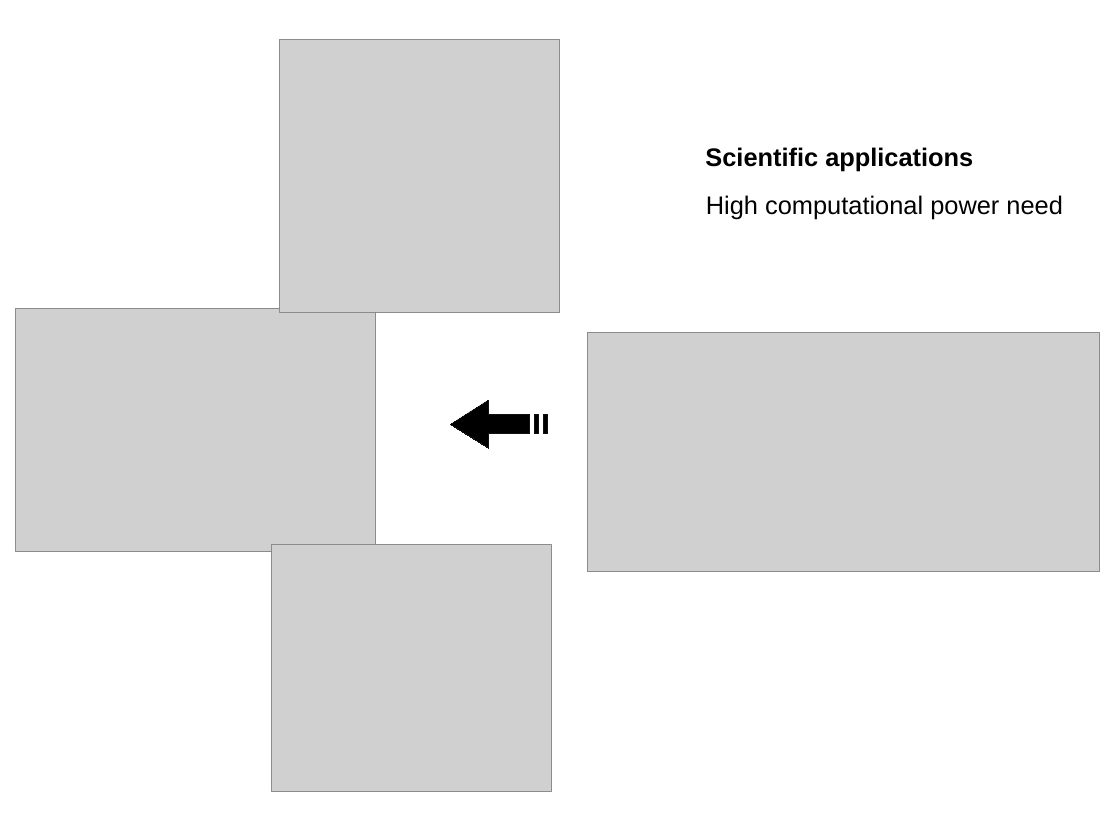
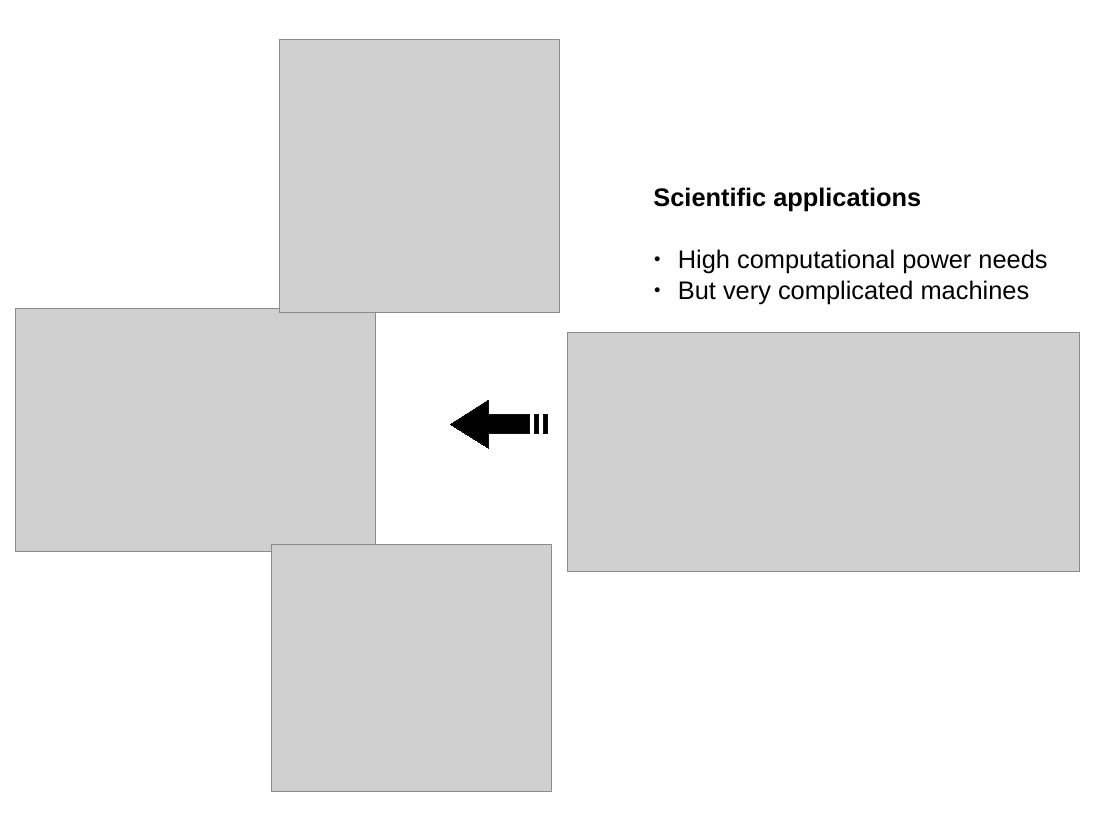
Before and after one commit to swhatelse/M2_internship, a slide deck: slide 1 of org/Presentations/defense/model/HPC.odp. Drawn at 1120x840 pixels with LibreOffice and Linux fonts; fonts in the diff are those of the drawing; grey boxes stand for pictures. Boxes give left, top, right and bottom in pixels: in the first picture for what was removed or moved away, otherwise in the second. Text is boxed around its words. In the diff, an @@ line names an element or a change of style, - is before the commit and + after.

```diff
--- a/org/Presentations/defense/model/HPC.odp
+++ b/org/Presentations/defense/model/HPC.odp
@@ text "Scientific applications": place and size @@
-text "Scientific applications" at [705, 147, 973, 171]
+text "Scientific applications" at [653, 187, 921, 211]
@@ text at [678, 249, 1047, 304]: text changed @@
-High computational power need
+● High computational power needs
+● But very complicated machines
@@ picture: place and size @@
-picture at [587, 332, 1101, 572]
+picture at [567, 332, 1080, 572]
```
Also in this commit, not shown: 8 other slides changed, 20 other files.
